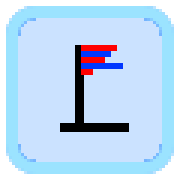
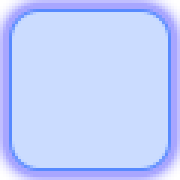
The second 180 x 180 image is a revision of the first. Changes to its layers:
removed layer "图层 3" over [60, 45, 129, 132]
removed layer "图层 1" over [6, 6, 174, 174]
added layer "圆角矩形 1" over [9, 9, 171, 171]
